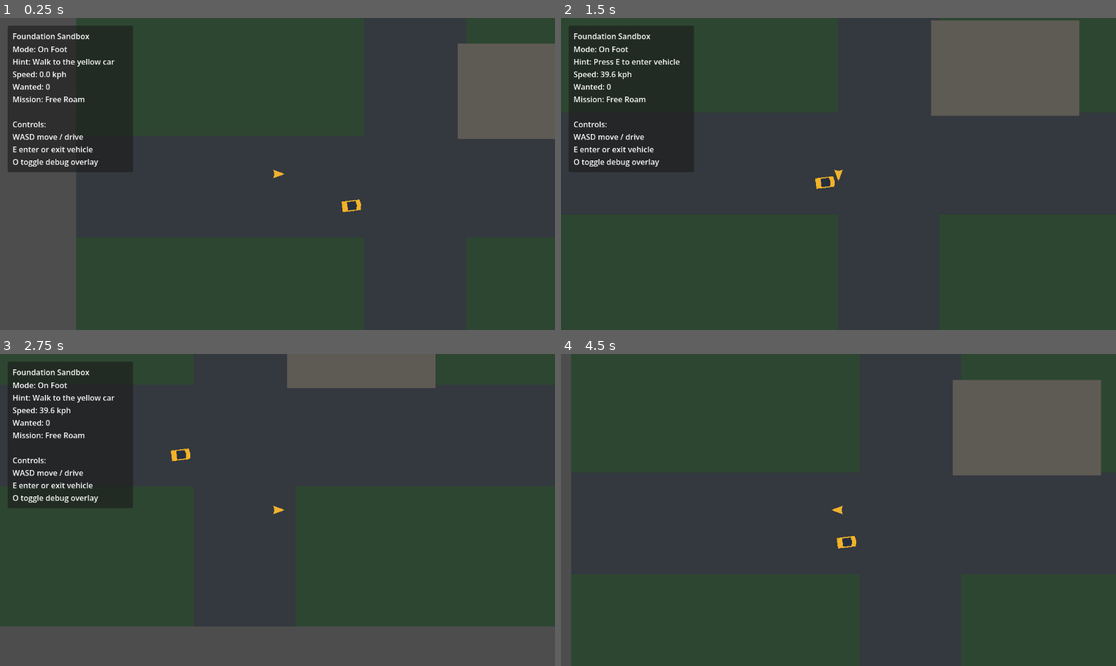
Above: before the commit, frames 1-4 (two rows, left to right).
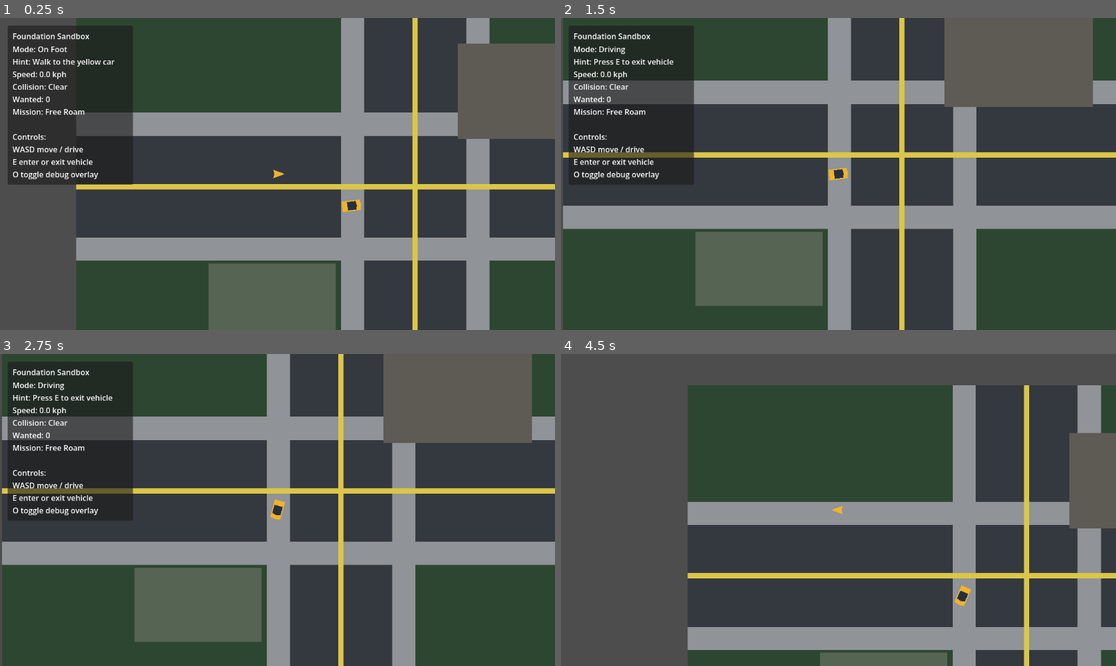
Above: after the commit, the same moments.

Repository: mjulstein/godot-gta
Game: Godot game, scene res://scenes/main/game.tscn
Two runs of this game, one before a commit and one after it. Both use one fixed random seed, a clock stepped at 60 frames per second and the inputs below.
Inputs:
- Up to frame 1 (0.25 s): no input
- Up to frame 2 (1.5 s): tap Enter at 0.5 s; hold D (move_right) 0.53-1.28 s; hold E (interact) 0.53-1.28 s; hold S (brake) from 1.28 s (still down); tap E (interact) at 1.35 s
- Up to frame 3 (2.75 s): tap E (interact) at 2 s; release S (brake) at 2.03 s; hold D (move_right) from 2.03 s (still down); hold E (interact) from 2.03 s (still down)
- Up to frame 4 (4.5 s): release D (move_right) at 2.78 s; release E (interact) at 2.78 s; hold W (accelerate) 2.78-3.53 s; tap E (interact) at 2.85, 4.35 s; hold E (interact) 3.53-4.28 s; hold A (move_left) from 3.53 s (still down); tap O (debug_overlay) at 4.15 s

The runs differ from the first frame. In frame 1, 26% of the frame differs, in the area x 1-100%, y 0-100%; in frame 2, 31%; in frame 3, 47%; in frame 4, 54%.

Commit message:
Expand sandbox core with tuned movement and interaction

Diff:
--- /dev/null
+++ b/data/tuning/mission_tuning.tres
@@ -0,0 +1,8 @@
+[gd_resource type="Resource" script_class="MissionTuning" load_steps=2 format=3]
+
+[ext_resource type="Script" path="res://scripts/systems/mission_tuning.gd" id="1"]
+
+[resource]
+script = ExtResource("1")
+default_time_limit_seconds = 90.0
+reward_label = "Prototype Reward"
--- /dev/null
+++ b/data/tuning/player_tuning.tres
@@ -0,0 +1,7 @@
+[gd_resource type="Resource" script_class="PlayerTuning" load_steps=2 format=3]
+
+[ext_resource type="Script" path="res://scripts/actors/player/player_tuning.gd" id="1"]
+
+[resource]
+script = ExtResource("1")
+move_speed = 220.0
--- /dev/null
+++ b/data/tuning/vehicle_tuning.tres
@@ -0,0 +1,11 @@
+[gd_resource type="Resource" script_class="VehicleTuning" load_steps=2 format=3]
+
+[ext_resource type="Script" path="res://scripts/vehicles/vehicle_tuning.gd" id="1"]
+
+[resource]
+script = ExtResource("1")
+acceleration = 380.0
+brake_power = 440.0
+max_speed = 320.0
+steering_speed = 2.8
+friction = 220.0
--- /dev/null
+++ b/data/tuning/wanted_tuning.tres
@@ -0,0 +1,8 @@
+[gd_resource type="Resource" script_class="WantedTuning" load_steps=2 format=3]
+
+[ext_resource type="Script" path="res://scripts/systems/wanted_tuning.gd" id="1"]
+
+[resource]
+script = ExtResource("1")
+max_wanted_level = 5
+decay_delay_seconds = 8.0
--- a/scenes/actors/player/player.tscn
+++ b/scenes/actors/player/player.tscn
@@ -1,12 +1,18 @@
-[gd_scene load_steps=3 format=3]
+[gd_scene load_steps=5 format=3]
 
 [ext_resource type="Script" path="res://scripts/actors/player/player_controller.gd" id="1"]
+[ext_resource type="Script" path="res://scripts/core/interaction_sensor.gd" id="2"]
+[ext_resource type="Resource" path="res://data/tuning/player_tuning.tres" id="3"]
 
 [sub_resource type="CircleShape2D" id="1"]
 radius = 10.0
 
+[sub_resource type="CircleShape2D" id="2"]
+radius = 36.0
+
 [node name="Player" type="CharacterBody2D"]
 script = ExtResource("1")
+tuning = ExtResource("3")
 
 [node name="CollisionShape2D" type="CollisionShape2D" parent="."]
 shape = SubResource("1")
@@ -14,3 +20,12 @@
 [node name="Body" type="Polygon2D" parent="."]
 polygon = PackedVector2Array(14, 0, -8, -8, -6, 0, -8, 8)
 color = Color(0.941176, 0.705882, 0.184314, 1)
+
+[node name="InteractionSensor" type="Area2D" parent="."]
+monitoring = true
+monitorable = true
+collision_mask = 4
+script = ExtResource("2")
+
+[node name="CollisionShape2D" type="CollisionShape2D" parent="InteractionSensor"]
+shape = SubResource("2")
--- a/scenes/vehicles/civilian/civilian_vehicle.tscn
+++ b/scenes/vehicles/civilian/civilian_vehicle.tscn
@@ -1,12 +1,19 @@
-[gd_scene load_steps=3 format=3]
+[gd_scene load_steps=5 format=3]
 
 [ext_resource type="Script" path="res://scripts/vehicles/vehicle_controller.gd" id="1"]
+[ext_resource type="Resource" path="res://data/tuning/vehicle_tuning.tres" id="2"]
 
 [sub_resource type="RectangleShape2D" id="1"]
 size = Vector2(34, 18)
 
+[sub_resource type="RectangleShape2D" id="2"]
+size = Vector2(46, 26)
+
 [node name="CivilianVehicle" type="CharacterBody2D"]
 script = ExtResource("1")
+tuning = ExtResource("2")
+collision_layer = 4
+collision_mask = 3
 
 [node name="CollisionShape2D" type="CollisionShape2D" parent="."]
 shape = SubResource("1")
@@ -18,3 +25,10 @@
 [node name="Cabin" type="Polygon2D" parent="."]
 polygon = PackedVector2Array(-8, -8, 8, -8, 10, 0, 8, 8, -8, 8)
 color = Color(0.14902, 0.188235, 0.247059, 1)
+
+[node name="EnterZone" type="Area2D" parent="."]
+collision_layer = 4
+collision_mask = 0
+
+[node name="CollisionShape2D" type="CollisionShape2D" parent="EnterZone"]
+shape = SubResource("2")
--- a/scenes/world/district_slice.tscn
+++ b/scenes/world/district_slice.tscn
@@ -1,4 +1,6 @@
-[gd_scene load_steps=7 format=3]
+[gd_scene load_steps=8 format=3]
+
+[ext_resource type="PackedScene" path="res://scenes/world/props/spawn_marker.tscn" id="1"]
 
 [sub_resource type="RectangleShape2D" id="1"]
 size = Vector2(280, 180)
@@ -23,15 +25,50 @@
 polygon = PackedVector2Array(-96, -360, 96, -360, 96, 360, -96, 360)
 color = Color(0.203922, 0.223529, 0.25098, 1)
 
+[node name="SidewalkNorth" type="Polygon2D" parent="."]
+polygon = PackedVector2Array(-640, -140, 640, -140, 640, -96, -640, -96)
+color = Color(0.564706, 0.576471, 0.592157, 1)
+
+[node name="SidewalkSouth" type="Polygon2D" parent="."]
+polygon = PackedVector2Array(-640, 96, 640, 96, 640, 140, -640, 140)
+color = Color(0.564706, 0.576471, 0.592157, 1)
+
+[node name="SidewalkWest" type="Polygon2D" parent="."]
+polygon = PackedVector2Array(-140, -360, -96, -360, -96, 360, -140, 360)
+color = Color(0.564706, 0.576471, 0.592157, 1)
+
+[node name="SidewalkEast" type="Polygon2D" parent="."]
+polygon = PackedVector2Array(96, -360, 140, -360, 140, 360, 96, 360)
+color = Color(0.564706, 0.576471, 0.592157, 1)
+
+[node name="CenterStripeA" type="Polygon2D" parent="."]
+polygon = PackedVector2Array(-640, -5, 640, -5, 640, 5, -640, 5)
+color = Color(0.858824, 0.780392, 0.282353, 1)
+
+[node name="CenterStripeB" type="Polygon2D" parent="."]
+polygon = PackedVector2Array(-5, -360, 5, -360, 5, 360, -5, 360)
+color = Color(0.858824, 0.780392, 0.282353, 1)
+
 [node name="BuildingVisual" type="Polygon2D" parent="."]
 position = Vector2(220, -180)
 polygon = PackedVector2Array(-140, -90, 140, -90, 140, 90, -140, 90)
 color = Color(0.372549, 0.356863, 0.333333, 1)
 
+[node name="BuildingVisualWest" type="Polygon2D" parent="."]
+position = Vector2(-270, 215)
+polygon = PackedVector2Array(-120, -70, 120, -70, 120, 70, -120, 70)
+color = Color(0.337255, 0.392157, 0.333333, 1)
+
 [node name="Building" type="StaticBody2D" parent="."]
 position = Vector2(220, -180)
 
 [node name="CollisionShape2D" type="CollisionShape2D" parent="Building"]
+shape = SubResource("1")
+
+[node name="BuildingWest" type="StaticBody2D" parent="."]
+position = Vector2(-270, 215)
+
+[node name="CollisionShape2D" type="CollisionShape2D" parent="BuildingWest"]
 shape = SubResource("1")
 
 [node name="TopWall" type="StaticBody2D" parent="."]
@@ -58,8 +95,10 @@
 [node name="CollisionShape2D" type="CollisionShape2D" parent="RightWall"]
 shape = SubResource("3")
 
-[node name="PlayerSpawn" type="Marker2D" parent="."]
+[node name="PlayerSpawn" parent="." instance=ExtResource("1")]
 position = Vector2(-260, -24)
+marker_kind = "player_spawn"
 
-[node name="VehicleSpawn" type="Marker2D" parent="."]
+[node name="VehicleSpawn" parent="." instance=ExtResource("1")]
 position = Vector2(-120, 36)
+marker_kind = "vehicle_spawn"
--- /dev/null
+++ b/scenes/world/props/spawn_marker.tscn
@@ -0,0 +1,6 @@
+[gd_scene load_steps=2 format=3]
+
+[ext_resource type="Script" path="res://scripts/core/spawn_marker.gd" id="1"]
+
+[node name="SpawnMarker" type="Marker2D"]
+script = ExtResource("1")
--- a/scripts/actors/player/player_controller.gd
+++ b/scripts/actors/player/player_controller.gd
@@ -1,16 +1,20 @@
 extends CharacterBody2D
 
-@export var move_speed := 220.0
+const ActorState = preload("res://scripts/core/actor_state.gd")
+
+@export var tuning: Resource
 var active_vehicle: Node = null
 
 @onready var collision_shape: CollisionShape2D = $CollisionShape2D
+@onready var interaction_sensor: Area2D = $InteractionSensor
 
 func _physics_process(_delta: float) -> void:
 	if active_vehicle != null:
 		velocity = Vector2.ZERO
 		return
 	var input_vector := Input.get_vector("move_left", "move_right", "move_up", "move_down")
-	velocity = input_vector * move_speed
+	var target_speed: float = 220.0 if tuning == null else tuning.move_speed
+	velocity = input_vector * target_speed
 	if input_vector != Vector2.ZERO:
 		rotation = input_vector.angle()
 	move_and_slide()
@@ -22,9 +26,14 @@
 	active_vehicle = vehicle
 	visible = false
 	collision_shape.disabled = true
+	interaction_sensor.monitoring = false
 
 func exit_vehicle(exit_position: Vector2) -> void:
 	global_position = exit_position
 	active_vehicle = null
 	visible = true
 	collision_shape.disabled = false
+	interaction_sensor.monitoring = true
+
+func get_state_name() -> String:
+	return ActorState.DRIVING if is_in_vehicle() else ActorState.ON_FOOT
--- /dev/null
+++ b/scripts/actors/player/player_tuning.gd
@@ -0,0 +1,4 @@
+class_name PlayerTuning
+extends Resource
+
+@export_range(50.0, 600.0, 1.0) var move_speed := 220.0
--- /dev/null
+++ b/scripts/core/actor_state.gd
@@ -0,0 +1,5 @@
+class_name ActorState
+extends RefCounted
+
+const ON_FOOT := "on_foot"
+const DRIVING := "driving"
--- a/scripts/core/debug_state.gd
+++ b/scripts/core/debug_state.gd
@@ -5,6 +5,7 @@
 var wanted_level := 0
 var mission_state := "Free Roam"
 var speed_kph := 0.0
+var collision_state := "Clear"
 
 func set_player_mode(value: String) -> void:
 	player_mode = value
@@ -14,3 +15,6 @@
 
 func set_speed(value: float) -> void:
 	speed_kph = value
+
+func set_collision_state(value: String) -> void:
+	collision_state = value
--- a/scripts/core/game_root.gd
+++ b/scripts/core/game_root.gd
@@ -1,9 +1,11 @@
 extends Node2D
+
+const ActorState = preload("res://scripts/core/actor_state.gd")
 
 @onready var debug_state: Node = $DebugState
 @onready var district: Node2D = $District
-@onready var player: CharacterBody2D = $Player
-@onready var vehicle: CharacterBody2D = $CivilianVehicle
+@onready var player = $Player
+@onready var vehicle = $CivilianVehicle
 @onready var camera: Camera2D = $FollowCamera
 @onready var debug_overlay: Control = $Ui/DebugOverlay
 @onready var interaction_system: Node = $VehicleInteractionSystem
@@ -12,7 +14,7 @@
 	player.global_position = district.get_node("PlayerSpawn").global_position
 	vehicle.global_position = district.get_node("VehicleSpawn").global_position
 
-	interaction_system.configure(player, [vehicle])
+	interaction_system.configure(player, player.get_node("InteractionSensor"))
 	interaction_system.enter_requested.connect(_on_enter_requested)
 	interaction_system.exit_requested.connect(_on_exit_requested)
 
@@ -23,9 +25,10 @@
 	var active_actor: Node2D = vehicle if player.is_in_vehicle() else player
 	camera.set_target(active_actor)
 
-	debug_state.set_player_mode("Driving" if player.is_in_vehicle() else "On Foot")
+	debug_state.set_player_mode("Driving" if player.get_state_name() == ActorState.DRIVING else "On Foot")
 	debug_state.set_interaction_hint(interaction_system.get_interaction_hint())
 	debug_state.set_speed(vehicle.velocity.length() * 0.18 if player.is_in_vehicle() else player.velocity.length() * 0.18)
+	debug_state.set_collision_state("Impact" if vehicle.get_slide_collision_count() > 0 else "Clear")
 
 func _on_enter_requested(target_vehicle: Node2D) -> void:
 	if not target_vehicle.can_enter():
--- /dev/null
+++ b/scripts/core/interaction_sensor.gd
@@ -0,0 +1,52 @@
+extends Area2D
+
+var candidates: Array[Node2D] = []
+
+func _ready() -> void:
+	area_entered.connect(_on_area_entered)
+	area_exited.connect(_on_area_exited)
+	body_entered.connect(_on_body_entered)
+	body_exited.connect(_on_body_exited)
+
+func get_closest_candidate(from_position: Vector2) -> Node2D:
+	var closest: Node2D = null
+	var closest_distance := INF
+	for candidate in candidates:
+		if candidate == null or not is_instance_valid(candidate):
+			continue
+		if candidate.has_method("can_enter") and not candidate.can_enter():
+			continue
+		var distance := from_position.distance_to(candidate.global_position)
+		if distance < closest_distance:
+			closest = candidate
+			closest_distance = distance
+	return closest
+
+func _on_area_entered(area: Area2D) -> void:
+	_track(area)
+
+func _on_area_exited(area: Area2D) -> void:
+	_untrack(area)
+
+func _on_body_entered(body: Node2D) -> void:
+	_track(body)
+
+func _on_body_exited(body: Node2D) -> void:
+	_untrack(body)
+
+func _track(candidate: Node) -> void:
+	var node := _resolve_candidate(candidate)
+	if node != null and not candidates.has(node):
+		candidates.append(node)
+
+func _untrack(candidate: Node) -> void:
+	var node := _resolve_candidate(candidate)
+	if node != null:
+		candidates.erase(node)
+
+func _resolve_candidate(candidate: Node) -> Node2D:
+	if candidate is Node2D and candidate.has_method("can_enter"):
+		return candidate
+	if candidate.get_parent() is Node2D and candidate.get_parent().has_method("can_enter"):
+		return candidate.get_parent()
+	return null
--- /dev/null
+++ b/scripts/core/spawn_marker.gd
@@ -0,0 +1,3 @@
+extends Marker2D
+
+@export var marker_kind := "spawn"
--- /dev/null
+++ b/scripts/systems/mission_tuning.gd
@@ -0,0 +1,5 @@
+class_name MissionTuning
+extends Resource
+
+@export_range(10.0, 600.0, 1.0) var default_time_limit_seconds := 90.0
+@export var reward_label := "Prototype Reward"
--- a/scripts/systems/vehicle_interaction_system.gd
+++ b/scripts/systems/vehicle_interaction_system.gd
@@ -3,17 +3,12 @@
 signal enter_requested(vehicle: Node2D)
 signal exit_requested(vehicle: Node2D)
 
-@export var enter_radius := 48.0
+var player: Node2D
+var interaction_sensor: Area2D
 
-var player: Node2D
-var vehicles: Array[Node2D] = []
-
-func configure(player_actor: Node2D, vehicle_nodes: Array) -> void:
+func configure(player_actor: Node2D, sensor: Area2D) -> void:
 	player = player_actor
-	vehicles.clear()
-	for vehicle in vehicle_nodes:
-		if vehicle is Node2D:
-			vehicles.append(vehicle)
+	interaction_sensor = sensor
 
 func _unhandled_input(event: InputEvent) -> void:
 	if not event.is_action_pressed("interact") or player == null:
@@ -37,13 +32,6 @@
 	return "Walk to the yellow car"
 
 func get_nearest_vehicle() -> Node2D:
-	var closest: Node2D = null
-	var closest_distance := enter_radius
-	for vehicle in vehicles:
-		if vehicle == null or not vehicle.can_enter():
-			continue
-		var distance := player.global_position.distance_to(vehicle.global_position)
-		if distance <= closest_distance:
-			closest = vehicle
-			closest_distance = distance
-	return closest
+	if interaction_sensor == null:
+		return null
+	return interaction_sensor.get_closest_candidate(player.global_position)
--- /dev/null
+++ b/scripts/systems/wanted_tuning.gd
@@ -0,0 +1,5 @@
+class_name WantedTuning
+extends Resource
+
+@export_range(0, 6, 1) var max_wanted_level := 5
+@export_range(0.0, 30.0, 0.5) var decay_delay_seconds := 8.0
--- a/scripts/ui/debug_overlay.gd
+++ b/scripts/ui/debug_overlay.gd
@@ -17,6 +17,7 @@
 		"Mode: %s" % debug_state.player_mode,
 		"Hint: %s" % debug_state.interaction_hint,
 		"Speed: %.1f kph" % debug_state.speed_kph,
+		"Collision: %s" % debug_state.collision_state,
 		"Wanted: %d" % debug_state.wanted_level,
 		"Mission: %s" % debug_state.mission_state,
 		"",
--- a/scripts/vehicles/vehicle_controller.gd
+++ b/scripts/vehicles/vehicle_controller.gd
@@ -1,14 +1,23 @@
 extends CharacterBody2D
 
-@export var acceleration := 380.0
-@export var brake_power := 440.0
-@export var max_speed := 320.0
-@export var steering_speed := 2.8
-@export var friction := 220.0
+@export var tuning: Resource
+@export var collision_flash_time := 0.12
 
 var driver: Node = null
+var collision_flash_remaining := 0.0
+
+@onready var body_polygon: Polygon2D = $Body
 
 func _physics_process(delta: float) -> void:
+	collision_flash_remaining = maxf(0.0, collision_flash_remaining - delta)
+	body_polygon.color = Color(1, 0.45, 0.35, 1) if collision_flash_remaining > 0.0 else Color(0.94902, 0.701961, 0.160784, 1)
+
+	var acceleration: float = 380.0 if tuning == null else tuning.acceleration
+	var brake_power: float = 440.0 if tuning == null else tuning.brake_power
+	var max_speed: float = 320.0 if tuning == null else tuning.max_speed
+	var steering_speed: float = 2.8 if tuning == null else tuning.steering_speed
+	var friction: float = 220.0 if tuning == null else tuning.friction
+
 	if driver == null:
 		velocity = velocity.move_toward(Vector2.ZERO, friction * delta)
 		move_and_slide()
@@ -28,6 +37,8 @@
 		velocity = velocity.move_toward(Vector2.ZERO, brake_power * delta)
 
 	move_and_slide()
+	if get_slide_collision_count() > 0:
+		collision_flash_remaining = collision_flash_time
 
 func can_enter() -> bool:
 	return driver == null
--- /dev/null
+++ b/scripts/vehicles/vehicle_tuning.gd
@@ -0,0 +1,8 @@
+class_name VehicleTuning
+extends Resource
+
+@export_range(50.0, 1000.0, 1.0) var acceleration := 380.0
+@export_range(50.0, 1000.0, 1.0) var brake_power := 440.0
+@export_range(50.0, 800.0, 1.0) var max_speed := 320.0
+@export_range(0.1, 10.0, 0.1) var steering_speed := 2.8
+@export_range(10.0, 1000.0, 1.0) var friction := 220.0
Not shown, added: scripts/actors/player/player_controller.gd.uid
Not shown, added: scripts/actors/player/player_tuning.gd.uid
Not shown, added: scripts/core/actor_state.gd.uid
Not shown, added: scripts/core/debug_state.gd.uid
Not shown, added: scripts/core/follow_camera.gd.uid
Not shown, added: scripts/core/game_root.gd.uid
Not shown, added: scripts/core/interaction_sensor.gd.uid
Not shown, added: scripts/core/spawn_marker.gd.uid
Not shown, added: scripts/systems/mission_tuning.gd.uid
Not shown, added: scripts/systems/vehicle_interaction_system.gd.uid
Not shown, added: scripts/systems/wanted_tuning.gd.uid
Not shown, added: scripts/ui/debug_overlay.gd.uid
(and 3 more such lines)
